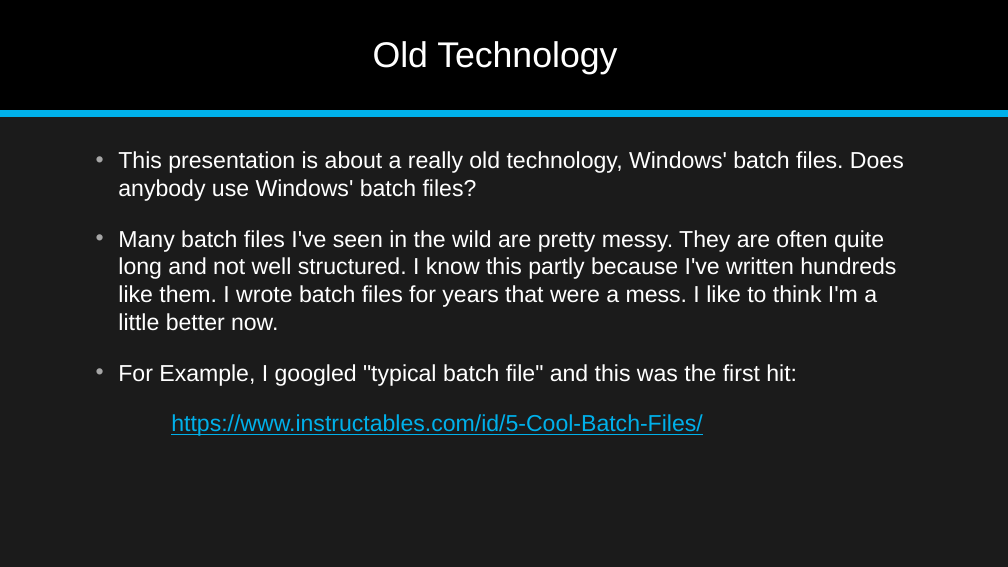
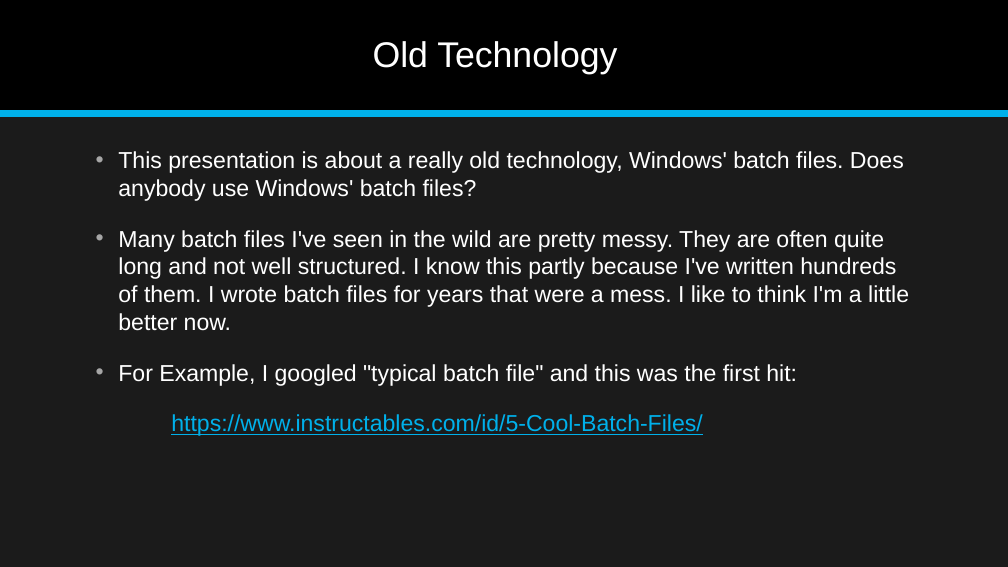
Before and after one commit to jonathan-r-jones/Composable-Batch-Files, a slide deck: slide 2 of Composable Batch File Helper.pptx. Drawn at 1008x567 pixels with LibreOffice and Linux fonts; fonts in the diff are those of the drawing. Boxes give left, top, right and bottom in pixels: in the first picture for what was removed or moved away, otherwise in the second. Text is boxed around its words. In the diff, an @@ line names an element or a change of style, - is before the commit and + after.

```diff
--- a/Composable Batch File Helper.pptx
+++ b/Composable Batch File Helper.pptx
@@ text at [118,230,909,331]: text changed @@
-• Many batch files I've seen in the wild are pretty messy. They are often quite long and not well structured. I know this partly because I've written hundreds like them. I wrote batch files for years that were a mess. I like to think I'm a little better now.
+• Many batch files I've seen in the wild are pretty messy. They are often quite long and not well structured. I know this partly because I've written hundreds of them. I wrote batch files for years that were a mess. I like to think I'm a little better now.
```
Also in this commit, not shown: 1 other slide changed, 2 other files.
